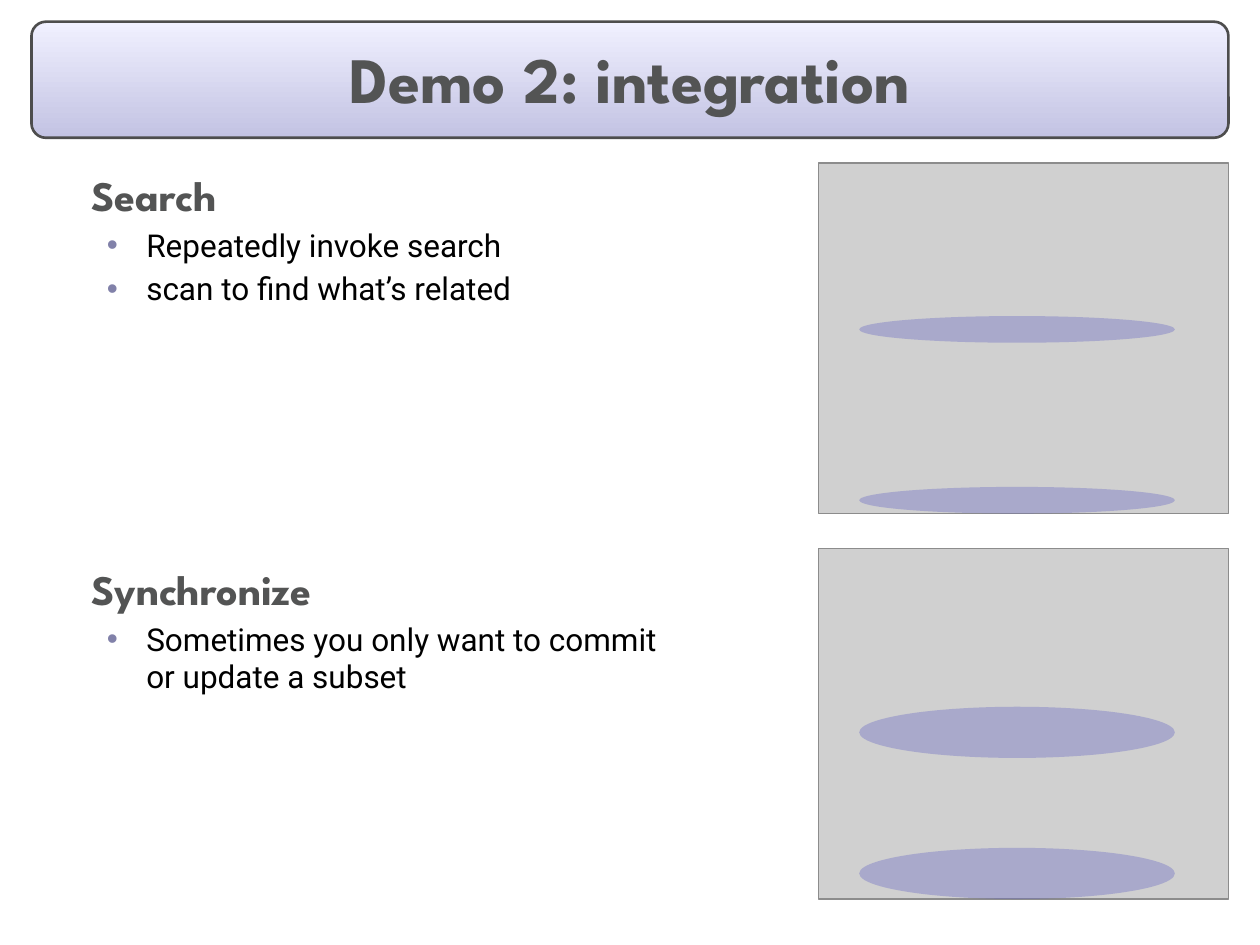
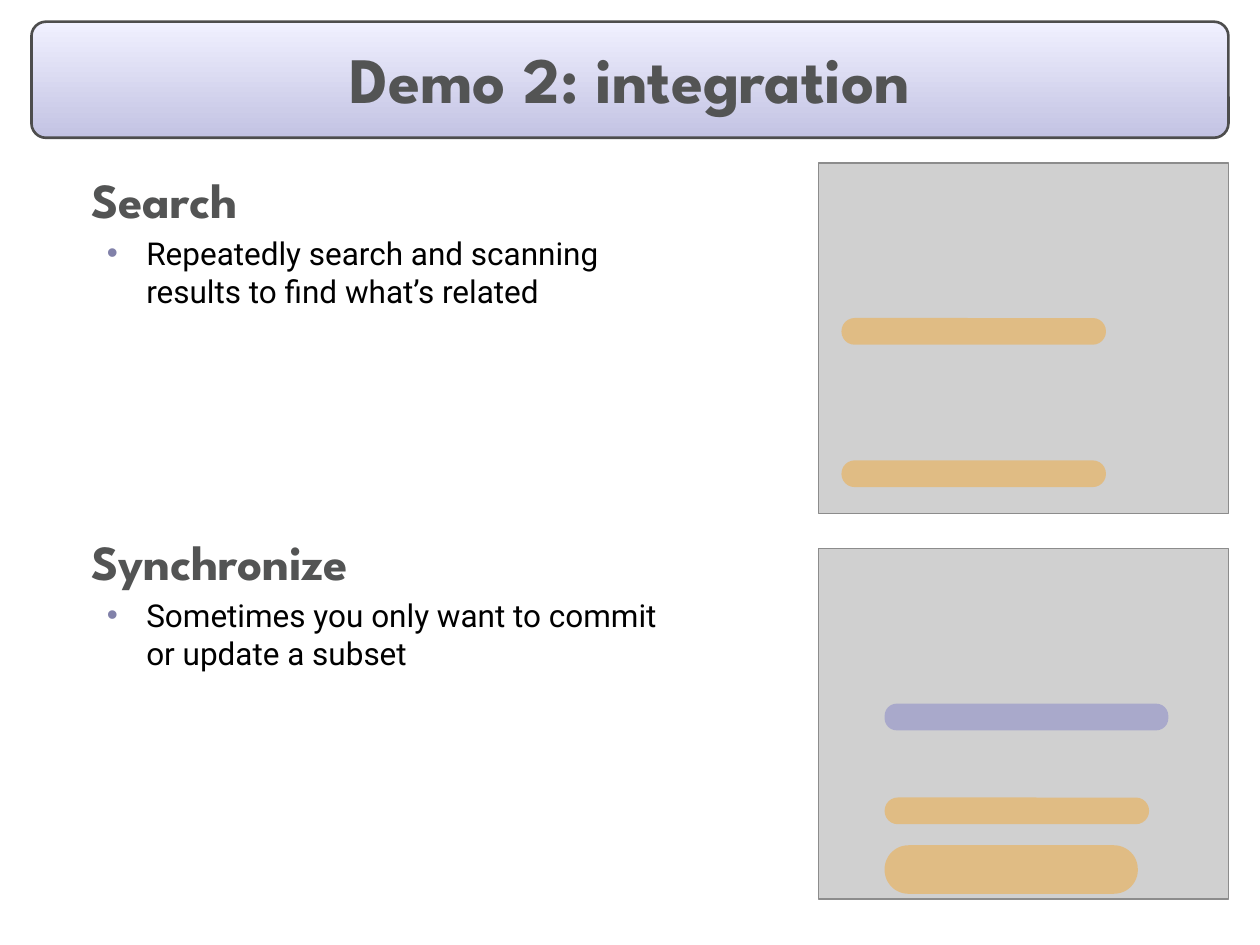
Before and after one commit to eclipse-mylyn/mylyn-website, a slide deck: slide 7 of publications/2006-03-mylar-eclipsecon.ppt. Drawn at 1260x945 pixels with LibreOffice and Linux fonts; fonts in the diff are those of the drawing; grey boxes stand for pictures. Boxes give left, top, right and bottom in pixels: in the first picture for what was removed or moved away, otherwise in the second. Text is boxed around its words. In the diff, an @@ line names an element or a change of style, - is before the commit and + after.

```diff
--- a/publications/2006-03-mylar-eclipsecon.ppt
+++ b/publications/2006-03-mylar-eclipsecon.ppt
@@ text at (91,184,348,590): size 24 to 28 pt in "Search", "Synchronize"; more space between paragraphs @@
@@ text at (146,241,598,304): text changed @@
-  • Repeatedly invoke search
-  • scan to find what’s related
+  • Repeatedly search and scanning
+    results to find what’s related
@@ rounded rectangle: place and size @@
-rounded rectangle at (859,316,1176,343)
+rounded rectangle at (842,318,1106,344)
@@ rounded rectangle at (842,318,1106,344): ellipse to rounded rectangle; fill #6666C4 at 36% opacity to #FF9900 at 36% opacity @@
@@ rounded rectangle at (842,460,1106,486): ellipse to rounded rectangle; fill #6666C4 at 36% opacity to #FF9900 at 36% opacity @@
@@ rounded rectangle: place and size @@
-rounded rectangle at (859,486,1176,513)
+rounded rectangle at (842,460,1106,486)
@@ ellipse removed at (859,707,1176,759) @@
@@ rounded rectangle: place and size @@
-rounded rectangle at (859,848,1176,900)
+rounded rectangle at (885,704,1168,731)
@@ rounded rectangle at (885,704,1168,731): ellipse to rounded rectangle @@
@@ rounded rectangle added at (885,798,1149,824), fill #FF9900 at 36% opacity @@
@@ rounded rectangle added at (885,845,1138,895), fill #FF9900 at 36% opacity @@
```
Also in this commit, not shown: 13 other slides changed.
